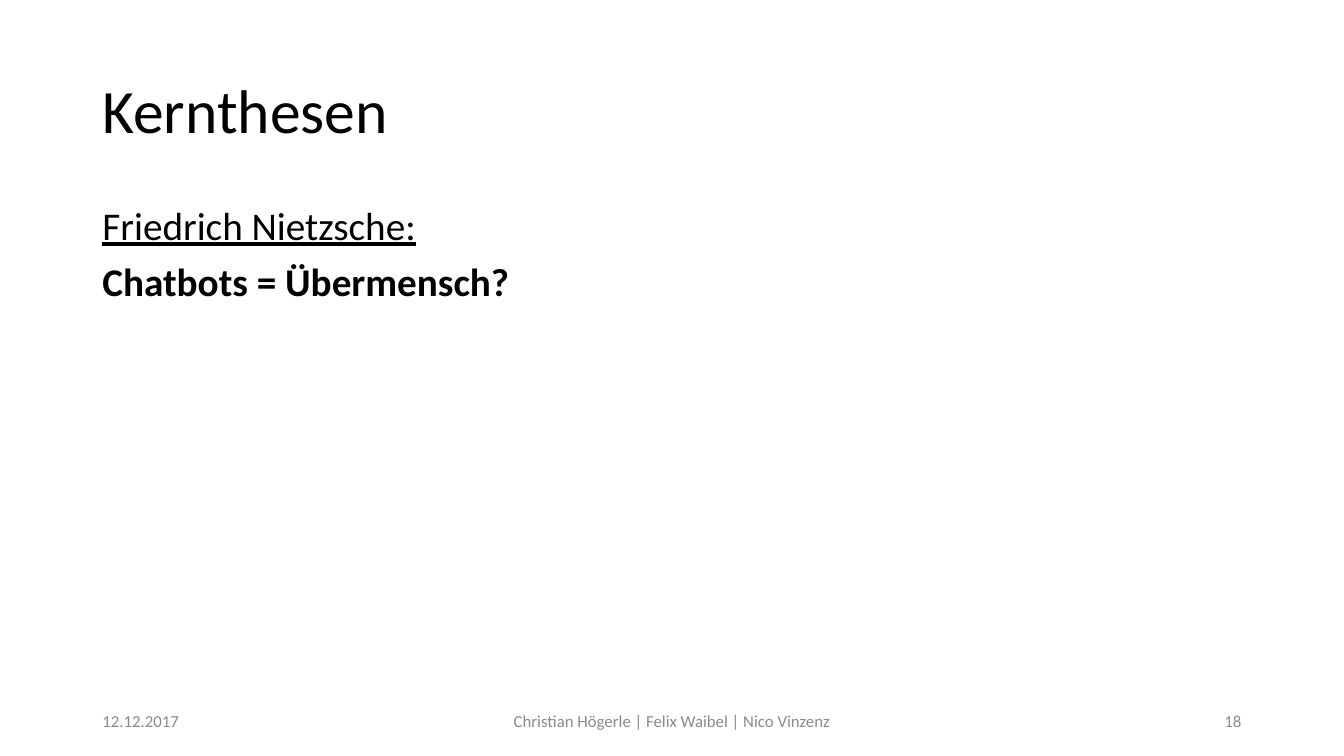
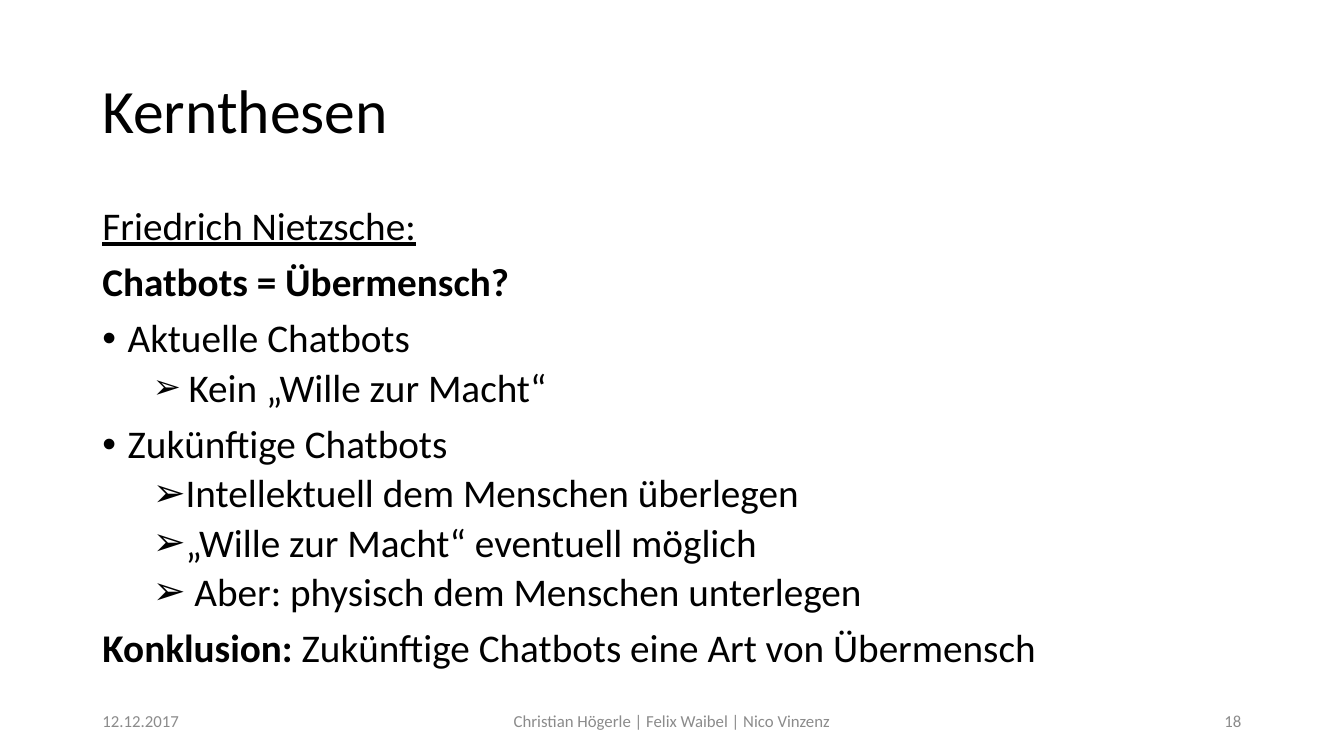
Before and after one commit to Fewa93/Berufsethik, a slide deck: slide 18 of Präsentation/Berufsethik.pptx. Drawn at 1344x756 pixels with LibreOffice and Linux fonts; fonts in the diff are those of the drawing. Boxes give left, top, right and bottom in pixels: in the first picture for what was removed or moved away, otherwise in the second. Text is boxed around its words. In the diff, an @@ line names an element or a change of style, - is before the commit and + after.

Commit message:
Präsentation Nietzsche Chatbots = Übermensch?

```diff
--- a/Präsentation/Berufsethik.pptx
+++ b/Präsentation/Berufsethik.pptx
@@ text at (x1=102, y1=324, x2=1036, y2=669): paragraphs added @@
+• Aktuelle Chatbots
+  ➢ Kein „Wille zur Macht“
+• Zukünftige Chatbots
+  ➢ Intellektuell dem Menschen überlegen
+  ➢ „Wille zur Macht“ eventuell möglich
+  ➢ Aber: physisch dem Menschen unterlegen
+Konklusion: Zukünftige Chatbots eine Art von Übermensch
```
Also in this commit, not shown: 1 other slide changed.
